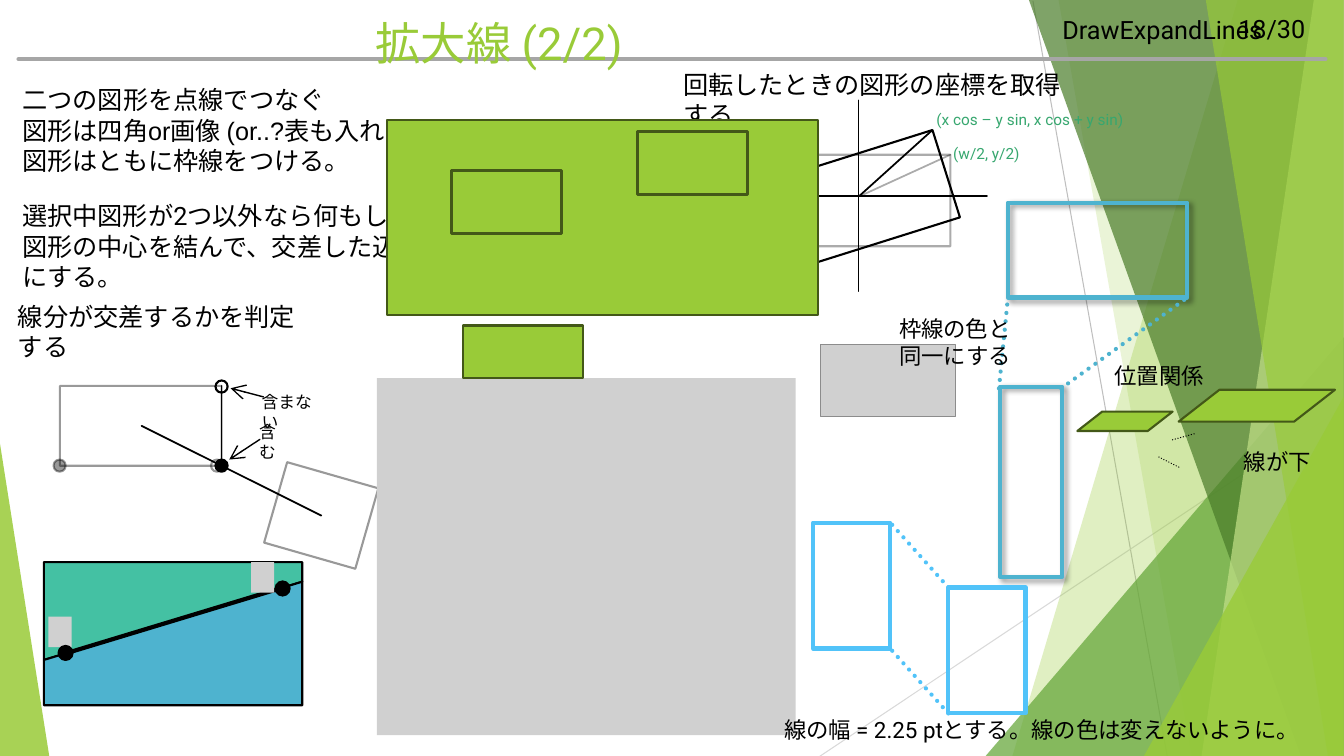
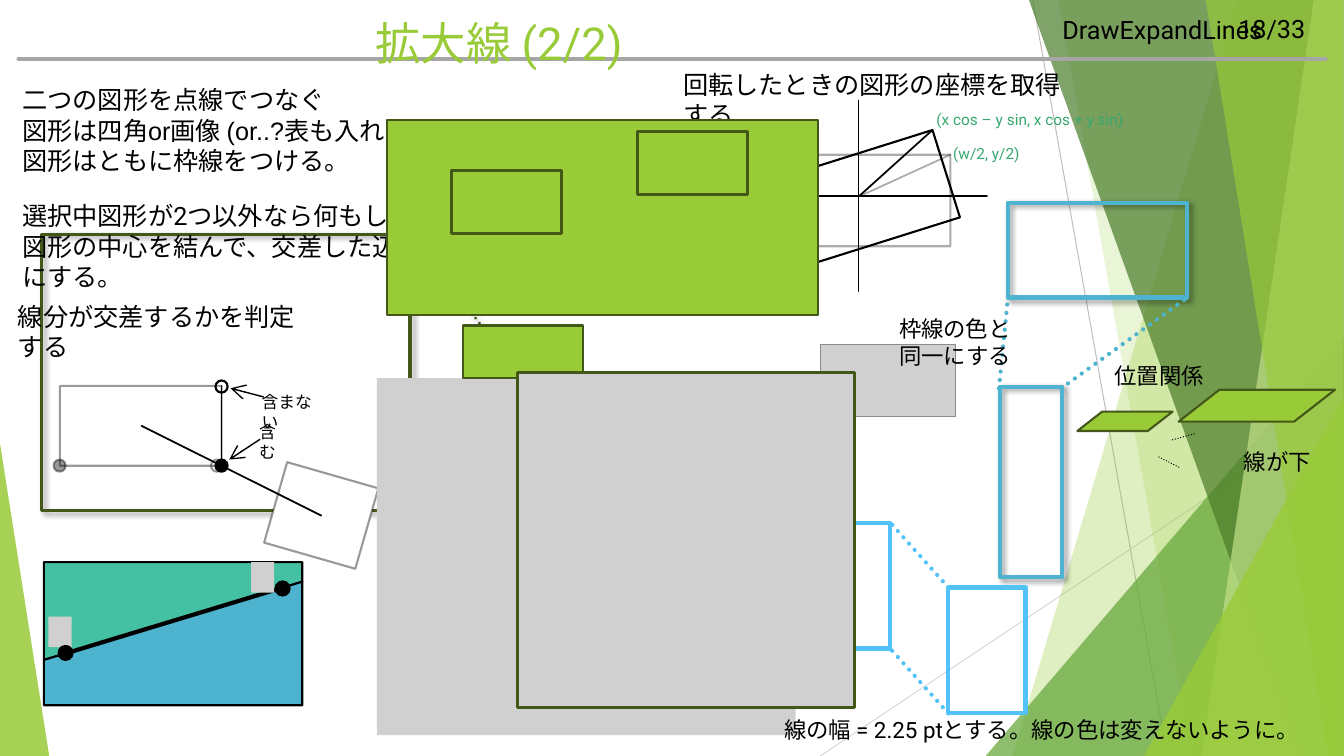
Before and after one commit to hitsuji-ga-u/pawapo, a slide deck: slide 19 of slide/customUI_debug.pptm. Drawn at 1344x756 pixels with LibreOffice and Linux fonts; fonts in the diff are those of the drawing; grey boxes stand for pictures. Boxes give left, top, right and bottom in pixels: in the first picture for what was removed or moved away, otherwise in the second. Text is boxed around its words. In the diff, an @@ line names an element or a change of style, - is before the commit and + after.

```diff
--- a/slide/customUI_debug.pptm
+++ b/slide/customUI_debug.pptm
@@ page number at (1238, 20, 1305, 40): text changed @@
-18/30
+18/33
@@ freeform shape added at (41, 234, 409, 510), outline #435919 2.25 pt @@
@@ line added from (410, 234) to (518, 372), #3E5412 2.25 pt dashed @@
@@ picture added at (518, 372, 855, 707) @@
@@ freeform shape added at (518, 372, 855, 707), outline #435919 2.25 pt @@
@@ line added from (410, 510) to (518, 708), #3E5412 2.25 pt dashed @@
```
Also in this commit, not shown: 6 slides removed, 3 other files.
